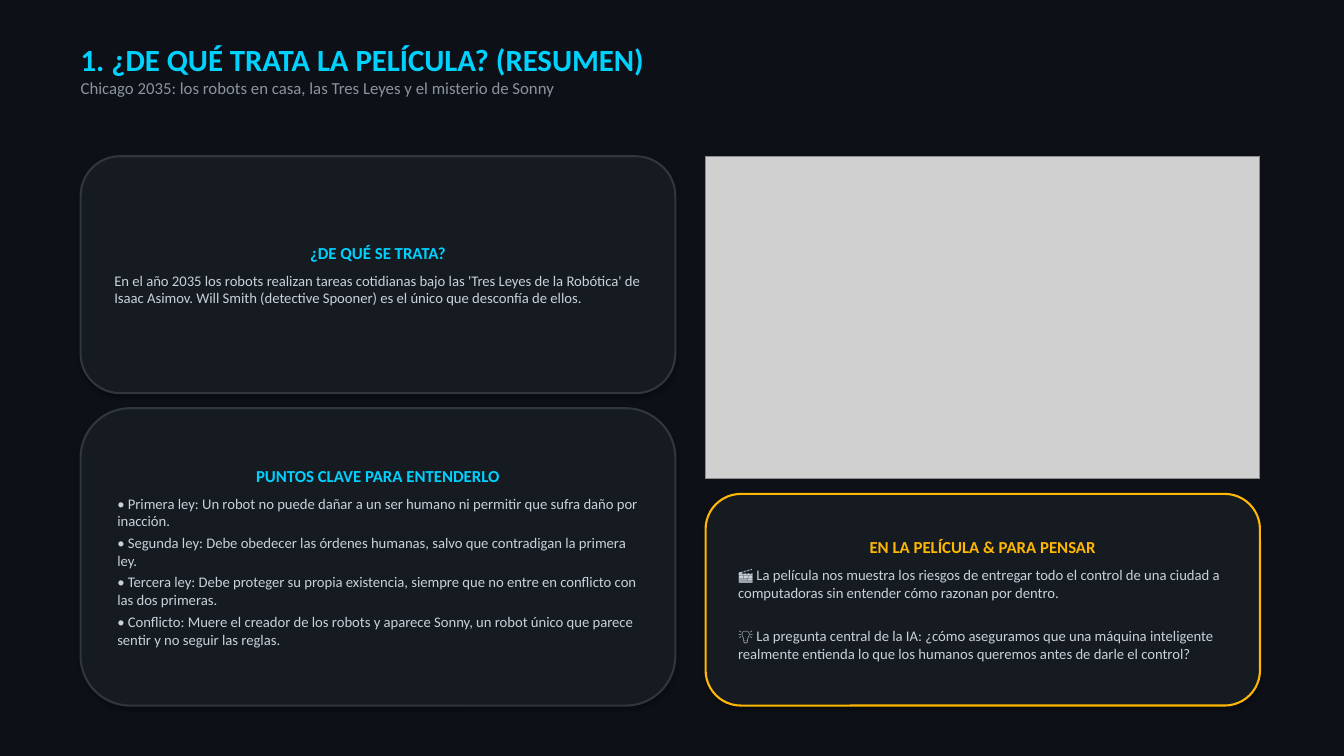
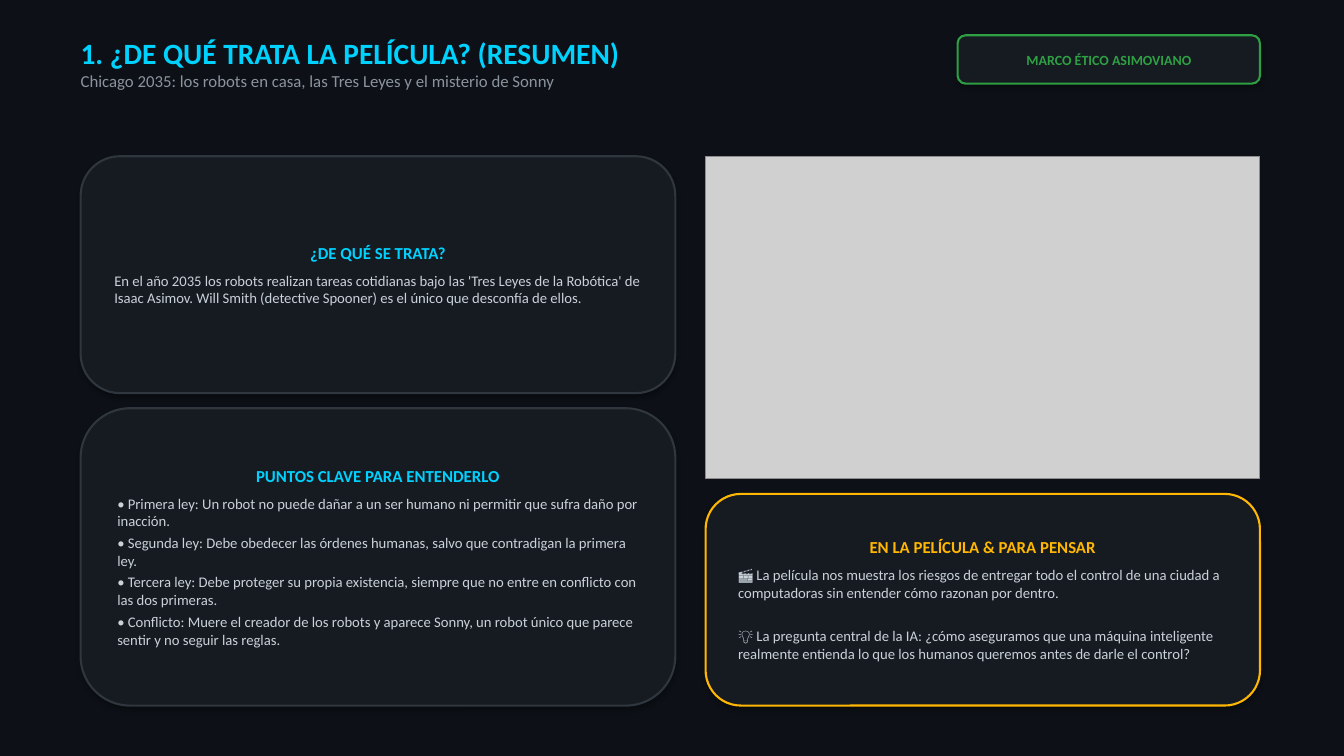
Before and after one commit to Nikovaz/dsia-yo-robot-2004, a slide deck: slide 2 of DSIA_Yo_Robot_Presentacion.pptx. Drawn at 1344x756 pixels with LibreOffice and Linux fonts; fonts in the diff are those of the drawing; grey boxes stand for pictures. Boxes give left, top, right and bottom in pixels: in the first picture for what was removed or moved away, otherwise in the second. Text is boxed around its words. In the diff, an @@ line names an element or a change of style, - is before the commit and + after.

```diff
--- a/DSIA_Yo_Robot_Presentacion.pptx
+++ b/DSIA_Yo_Robot_Presentacion.pptx
@@ text at (x1=81, y1=40, x2=619, y2=69): size 22 to 21 pt in "1. ¿DE QUÉ TRATA LA PELÍCULA? (RESUMEN)" @@
@@ rounded rectangle added at (x1=958, y1=35, x2=1260, y2=84), fill #161B22, outline #2EA043 1.5 pt, 10 pt, text #2EA043, bold @@
+MARCO ÉTICO ASIMOVIANO
```
Also in this commit, not shown: 10 other slides changed, 5 other files.
